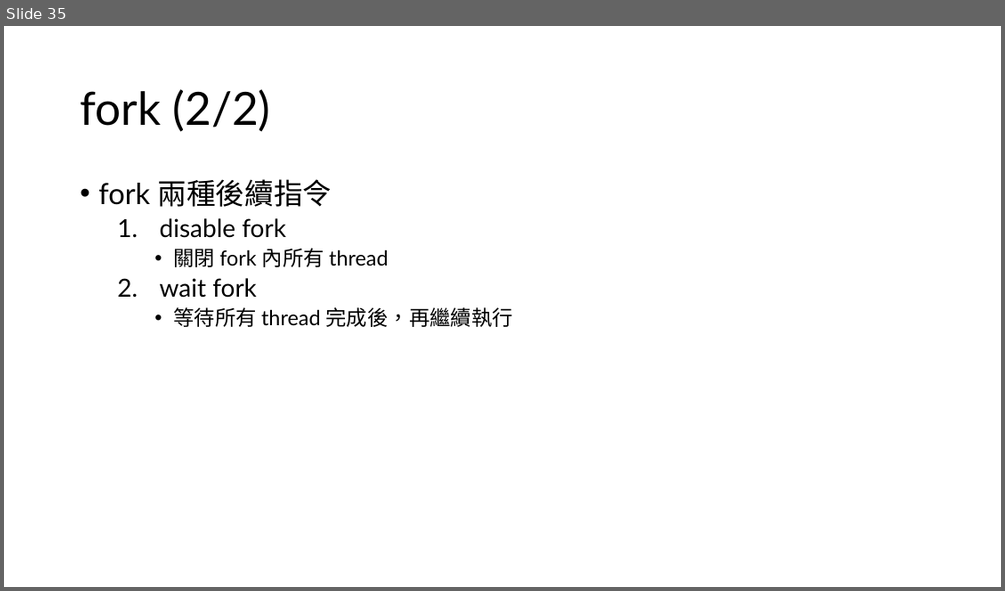
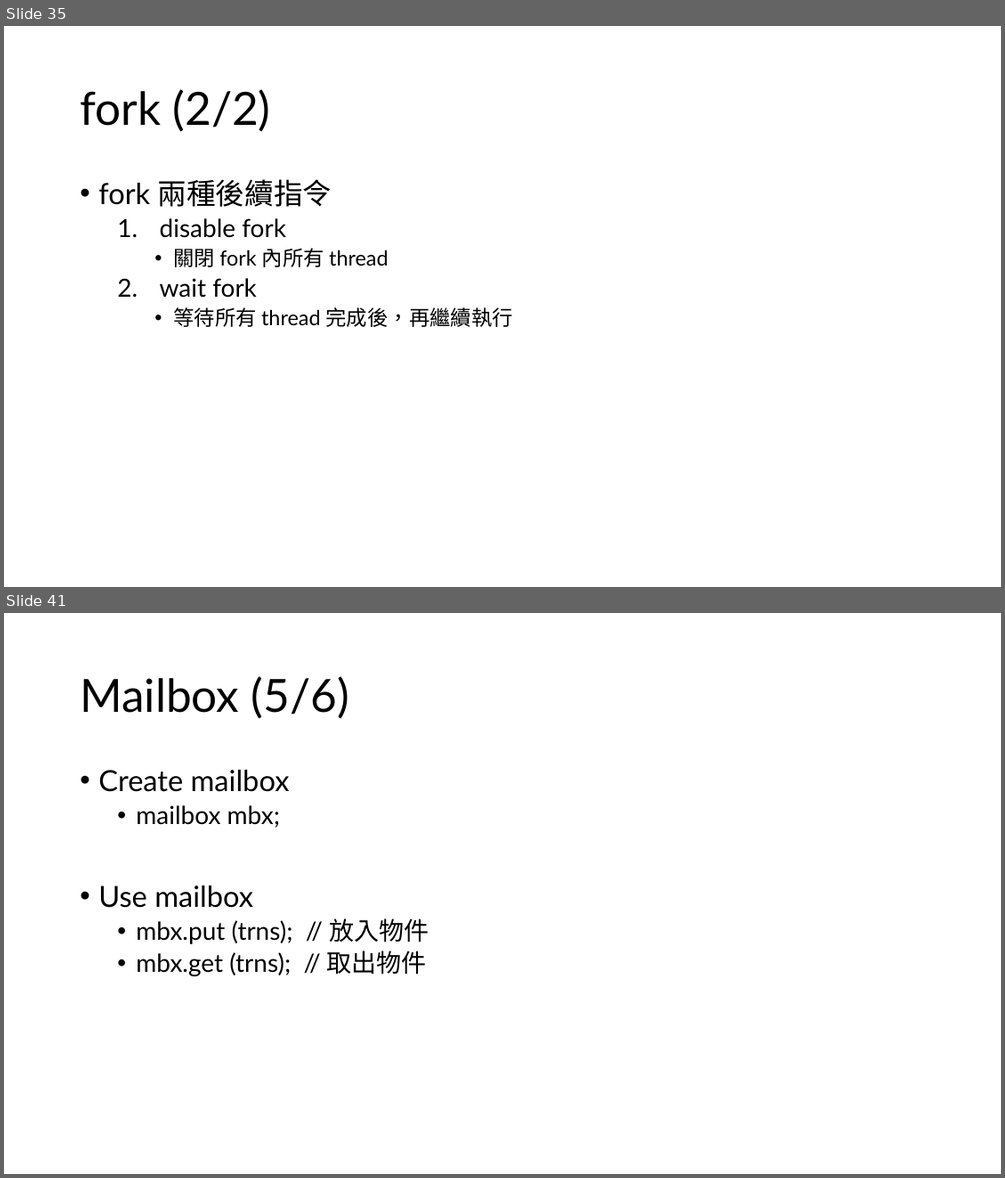
Before and after one commit to s9001055/DV_learning, a slide deck: SystemVerilog_語法學習.pptx. Shown one above the other, each under a label of ours: slide 35 before the commit, slides 35 and 41 after it; the slides between them are not shown. The pictures are 1005x591 and 1005x1178 pixels, drawn with LibreOffice and Linux fonts; fonts in the diff are those of the drawing. Boxes give left, top, right and bottom in pixels: in the first picture for what was removed or moved away, otherwise in the second. Text is boxed around its words. In the diff, an @@ line names an element or a change of style, - is before the commit and + after.

Commit message:
Add: Communication example code 1. event 2. semaphore 3. mailbox 4. Communication slide

```diff
--- a/SystemVerilog_語法學習.pptx
+++ b/SystemVerilog_語法學習.pptx
@@ slide 41 added at box(4, 613, 1001, 1174), background #FFFFFF @@
@@ title added at box(80, 676, 349, 719), 44 pt, text #000000 @@
+Mailbox (5/6)
@@ text added at box(98, 770, 429, 976), 24 pt, text #000000 @@
+• Create mailbox
+  • mailbox mbx;
+• Use mailbox
+  • mbx.put (trns); // 放入物件
+  • mbx.get (trns); // 取出物件
```
Also in this commit, not shown: 1 slide changed, 6 other slides added, 3 other files.
